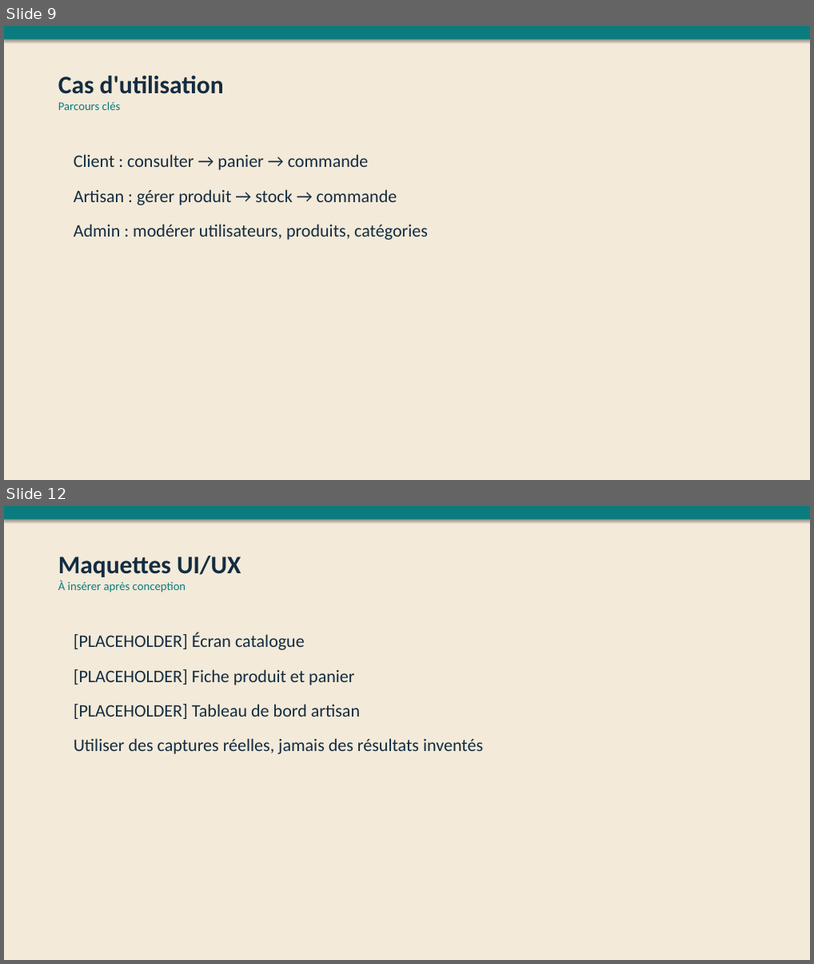
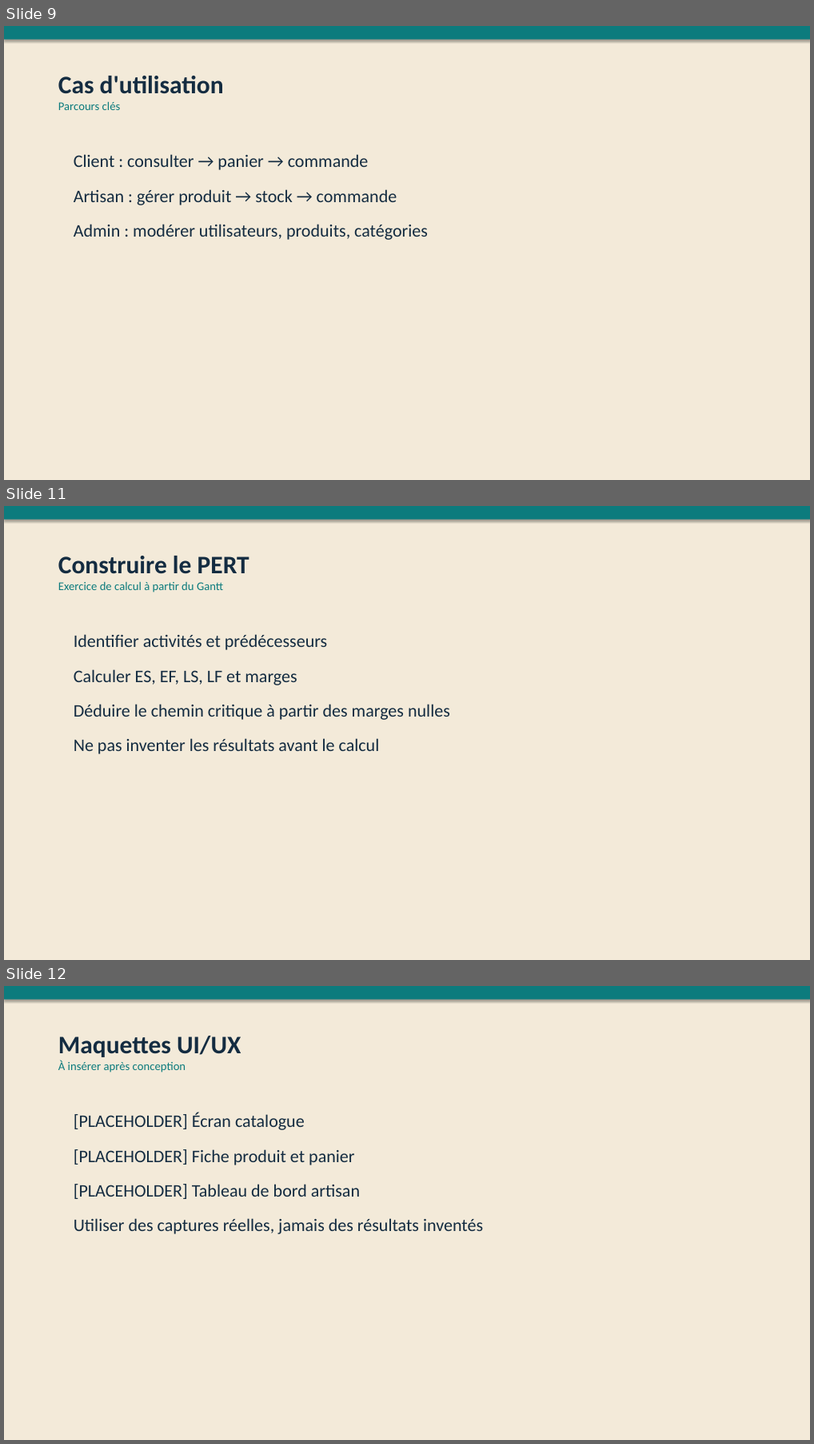
Before and after one commit to Oumaima-El-Badraouy/SELMB, a slide deck: ArtisanConnect_Dossier_Projet/05_Presentation/05_Presentation_ArtisanConnect.pptx. Shown one above the other, each under a label of ours: slides 9 and 12 before the commit, slides 9, 11 and 12 after it; the slides between them are not shown. The pictures are 814x964 and 814x1444 pixels, drawn with LibreOffice and Linux fonts; fonts in the diff are those of the drawing. Boxes give left, top, right and bottom in pixels: in the first picture for what was removed or moved away, otherwise in the second. Text is boxed around its words. In the diff, an @@ line names an element or a change of style, - is before the commit and + after.

```diff
--- a/ArtisanConnect_Dossier_Projet/05_Presentation/05_Presentation_ArtisanConnect.pptx
+++ b/ArtisanConnect_Dossier_Projet/05_Presentation/05_Presentation_ArtisanConnect.pptx
@@ slide 11 added at [4, 506, 810, 960], background #F3EAD9 @@
@@ rectangle added at [4, 506, 810, 520], fill #0C7B7D @@
@@ text added at [58, 556, 250, 592], 14 pt, text #0C7B7D @@
+Construire le PERT
+Exercice de calcul à partir du Gantt
@@ text added at [74, 634, 450, 754], 21 pt, text #142C41 @@
+Identifier activités et prédécesseurs
+Calculer ES, EF, LS, LF et marges
+Déduire le chemin critique à partir des marges nulles
+Ne pas inventer les résultats avant le calcul
```
Also in this commit, not shown: 1 slide changed, 1 slide removed, 10 other files.
